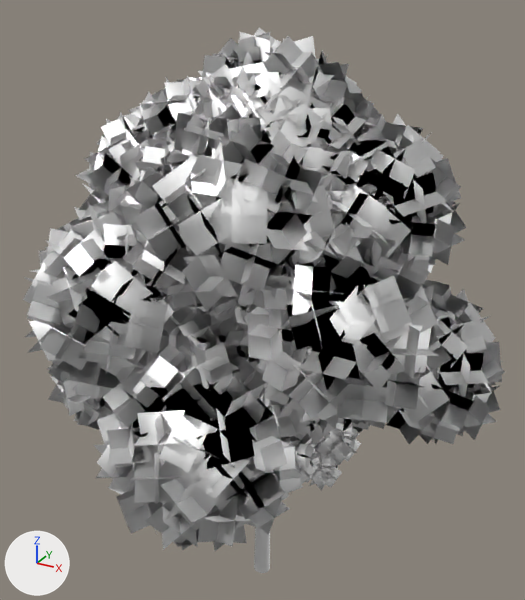
The FBX model Models FBX/Nature/AN_Broadleaf_5.fbx as it was, and as the next commit left it.
One viewpoint serves both versions: a camera (50 mm lens) standing at (8.64, -15.72, 16.58) and looking at (-0.28, 0.51, 8.47). Arrows for +X, +Y and +Z are at lower left; the lights stay in place. Where no turn or scale is listed for an object, it has been applied to the vertices.

Script lines for the objects in view, before the commit:
```python
me_lod0 = bpy.data.meshes.new('LOD0')
me_lod0.from_pydata(...)  # 4582 vertices, 3098 faces; spans x -2.42..2.27, y -2.47..2.55, z -0.44..9.58
# faces by material slot: [1160, 1938]
me_lod0.materials.append(mat_birch_bark_mat)  # its picture is missing
me_lod0.materials.append(mat_birch_leaves_mat)  # its picture is missing
me_lod0_001 = bpy.data.meshes.new('LOD0.001')
me_lod0_001.from_pydata(...)  # 6572 vertices, 4520 faces; spans x -3.04..3.02, y -2.97..3.2, z -0.54..13.51
# faces by material slot: [1766, 2754]
me_lod0_001.materials.append(mat_birch_bark_mat_001)  # its picture is missing
me_lod0_001.materials.append(mat_birch_leaves_mat_001)  # its picture is missing
me_lod0_002 = bpy.data.meshes.new('LOD0.002')
me_lod0_002.from_pydata(...)  # 7182 vertices, 4918 faces; spans x -4.8..4.6, y -4.7..4.8, z -0.6..15.6
# faces by material slot: [1894, 3024]
me_lod0_002.materials.append(mat_bark_mat)  # its picture is missing
me_lod0_002.materials.append(mat_leaves_mat)  # its picture is missing
me_lod0_003 = bpy.data.meshes.new('LOD0.003')
me_lod0_003.from_pydata(...)  # 7488 vertices, 5470 faces; spans x -6.5..6.3, y -6.3..6.5, z -0.6..15.3
# faces by material slot: [2446, 3024]
me_lod0_003.materials.append(mat_bark_mat_001)  # its picture is missing
me_lod0_003.materials.append(mat_leaves_mat_001)  # its picture is missing
ob_lod0 = bpy.data.objects.new('LOD0', me_lod0)
ob_lod0.location = (0.0, 0.0, 0.0)
ob_lod0_001 = bpy.data.objects.new('LOD0.001', me_lod0_001)
ob_lod0_001.location = (0.0, 0.0, 0.0)
ob_lod0_002 = bpy.data.objects.new('LOD0.002', me_lod0_002)
ob_lod0_002.location = (0.0, 0.0, 0.0)
ob_lod0_003 = bpy.data.objects.new('LOD0.003', me_lod0_003)
ob_lod0_003.location = (0.0, 0.0, 0.0)
```
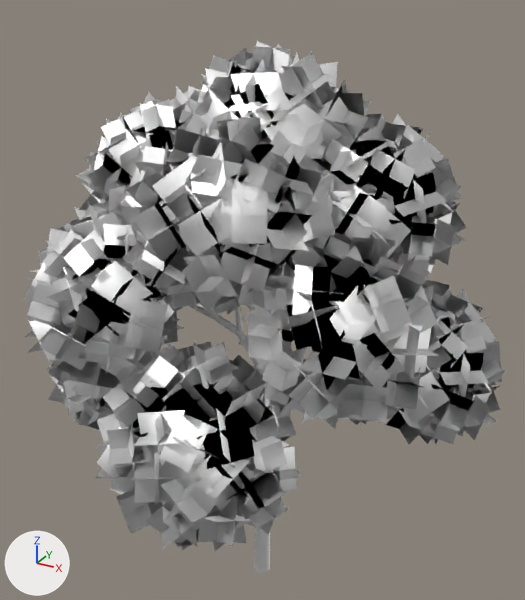
Patch to the scene script:
```diff
--- a/Models FBX/Nature/AN_Broadleaf_5.fbx.py
+++ b/Models FBX/Nature/AN_Broadleaf_5.fbx.py
@@ ob_lod0_002 @@
-ob_lod0_002 = bpy.data.objects.new('LOD0.002', me_lod0_002)
-ob_lod0_002.location = (0.0, 0.0, 0.0)
@@ ob_lod0 @@
-ob_lod0 = bpy.data.objects.new('LOD0', me_lod0)
-ob_lod0.location = (0.0, 0.0, 0.0)
@@ ob_lod0_001 @@
-ob_lod0_001 = bpy.data.objects.new('LOD0.001', me_lod0_001)
-ob_lod0_001.location = (0.0, 0.0, 0.0)
```

What differs and where, as boxes [x1, y1, x2, y2] in the pictures (525 x 600 px):
'LOD0.002', deleted: before [122, 28, 398, 433]
'LOD0.001', deleted: before [164, 293, 361, 501]
'LOD0', deleted: before [235, 304, 342, 491]
